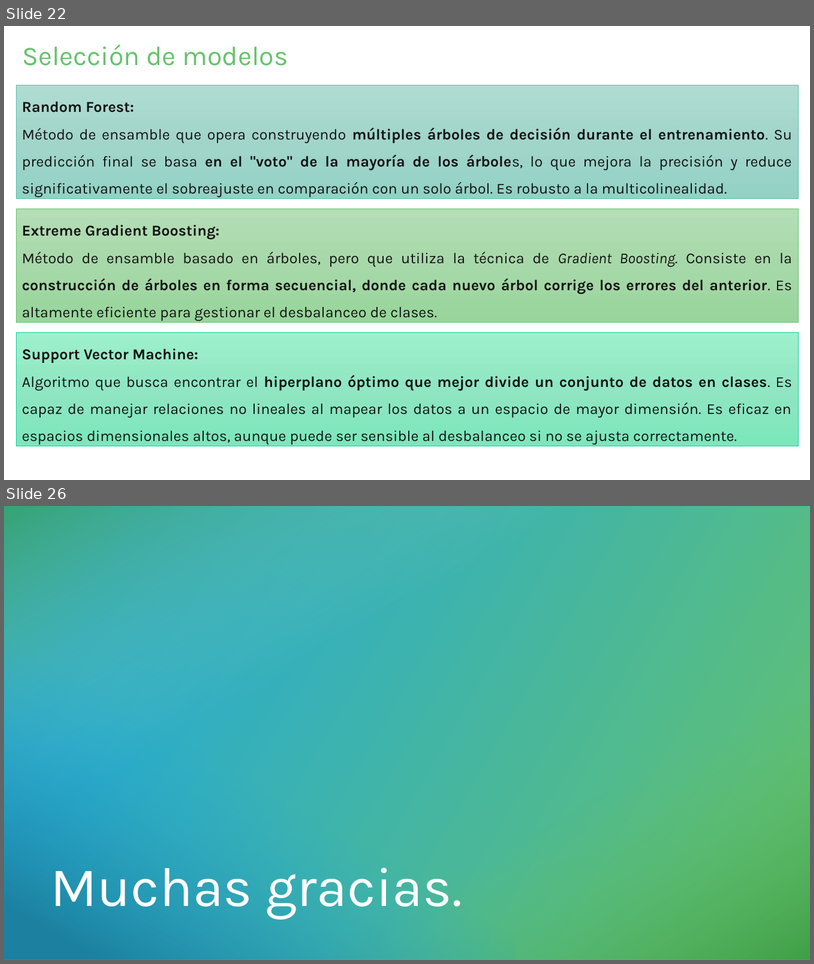
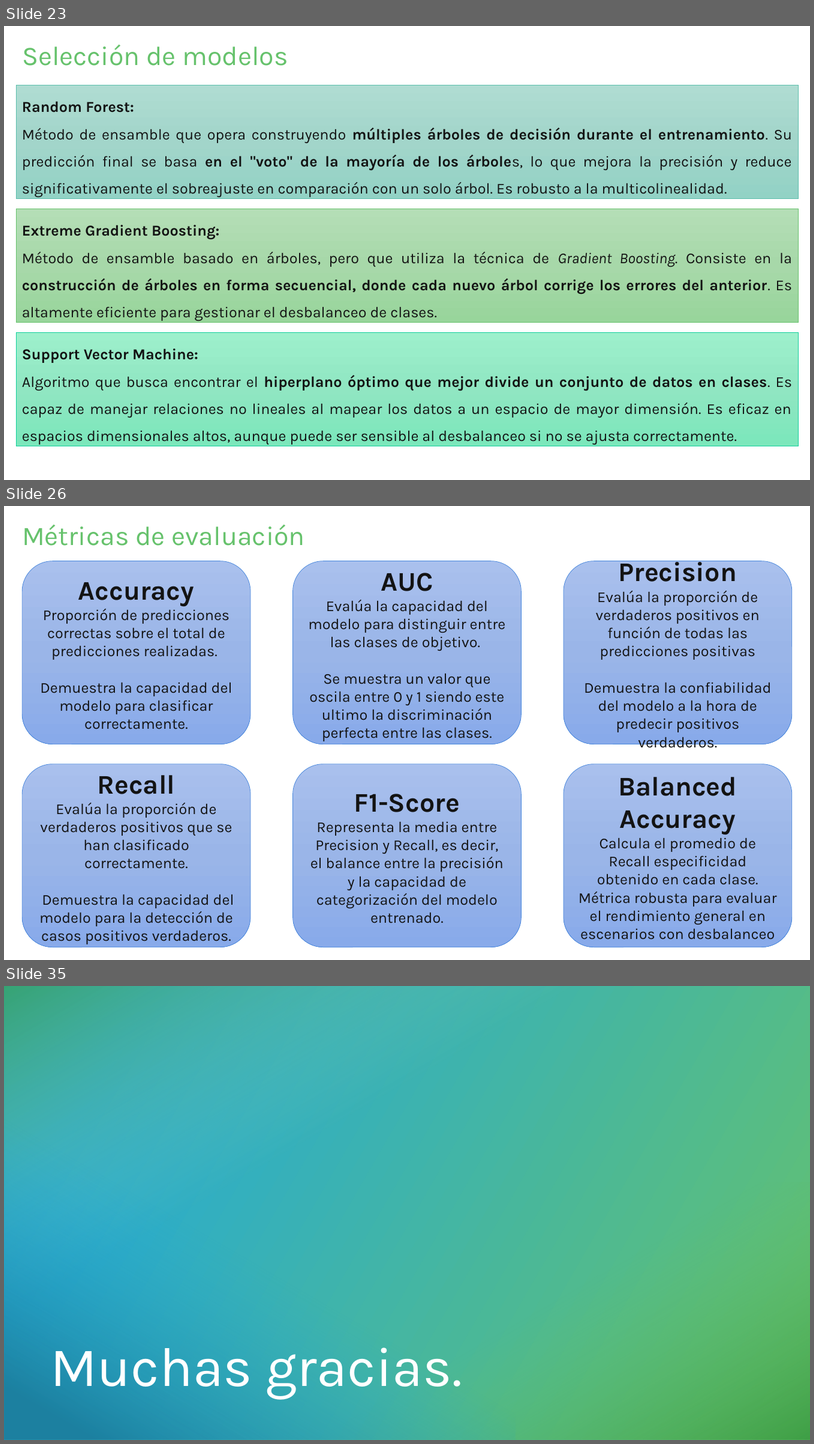
Before and after one commit to HunterCitto/199---Seminario-Final, a slide deck: docs/Entregas/Presentación/Incendios forestales de la Patagonia Andina - Pública.pptx. Shown one above the other, each under a label of ours: slides 22 and 26 before the commit, slides 23, 26 and 35 after it; the slides between them are not shown. The pictures are 814x964 and 814x1444 pixels, drawn with LibreOffice and Linux fonts; fonts in the diff are those of the drawing. Boxes give left, top, right and bottom in pixels: in the first picture for what was removed or moved away, otherwise in the second. Text is boxed around its words. In the diff, an @@ line names an element or a change of style, - is before the commit and + after.

```diff
--- a/docs/Entregas/Presentación/Incendios forestales de la Patagonia Andina - Pública.pptx
+++ b/docs/Entregas/Presentación/Incendios forestales de la Patagonia Andina - Pública.pptx
@@ slide 26 added at [4,506,810,960], background #FFFFFF @@
@@ title added at [22,525,305,546], 32 pt, text gradient #66C26C to #25AAD5 @@
+Métricas de evaluación
@@ rounded rectangle added at [22,561,251,744], fill gradient #A9C0ED to #9BB5E9 to #88AAEA, outline #4485DC 0.5 pt, 18 pt, text #131313 @@
+Accuracy
+Proporción de predicciones correctas sobre el total de predicciones realizadas.
+Demuestra la capacidad del modelo para clasificar correctamente.
@@ rounded rectangle added at [293,561,522,744], fill gradient #A9C0ED to #9BB5E9 to #88AAEA, outline #4485DC 0.5 pt, 18 pt, text #131313 @@
+AUC
+Evalúa la capacidad del modelo para distinguir entre las clases de objetivo.
+Se muestra un valor que oscila entre 0 y 1 siendo este ultimo la discriminación perfecta entre las clases.
@@ rounded rectangle added at [564,561,793,744], fill gradient #A9C0ED to #9BB5E9 to #88AAEA, outline #4485DC 0.5 pt, 18 pt, text #131313 @@
+Precision
+Evalúa la proporción de verdaderos positivos en función de todas las predicciones positivas
+Demuestra la confiabilidad del modelo a la hora de predecir positivos verdaderos.
@@ rounded rectangle added at [22,764,251,947], fill gradient #A9C0ED to #9BB5E9 to #88AAEA, outline #4485DC 0.5 pt, 18 pt, text #131313 @@
+Recall
+Evalúa la proporción de verdaderos positivos que se han clasificado correctamente.
+Demuestra la capacidad del modelo para la detección de casos positivos verdaderos.
@@ rounded rectangle added at [293,764,522,947], fill gradient #A9C0ED to #9BB5E9 to #88AAEA, outline #4485DC 0.5 pt, 18 pt, text #131313 @@
+F1-Score
+Representa la media entre Precision y Recall, es decir, el balance entre la precisión y la capacidad de categorización del modelo entrenado.
@@ rounded rectangle added at [564,764,793,947], fill gradient #A9C0ED to #9BB5E9 to #88AAEA, outline #4485DC 0.5 pt, 18 pt, text #131313 @@
+Balanced Accuracy
+Calcula el promedio de Recall especificidad obtenido en cada clase.
+Métrica robusta para evaluar el rendimiento general en escenarios con desbalanceo
@@ what was slide 22 is now slide 23 @@
@@ what was slide 26 is now slide 35 @@
```
Also in this commit, not shown: 3 slides changed, 9 other slides added, 1 slide removed, 2 other files.
